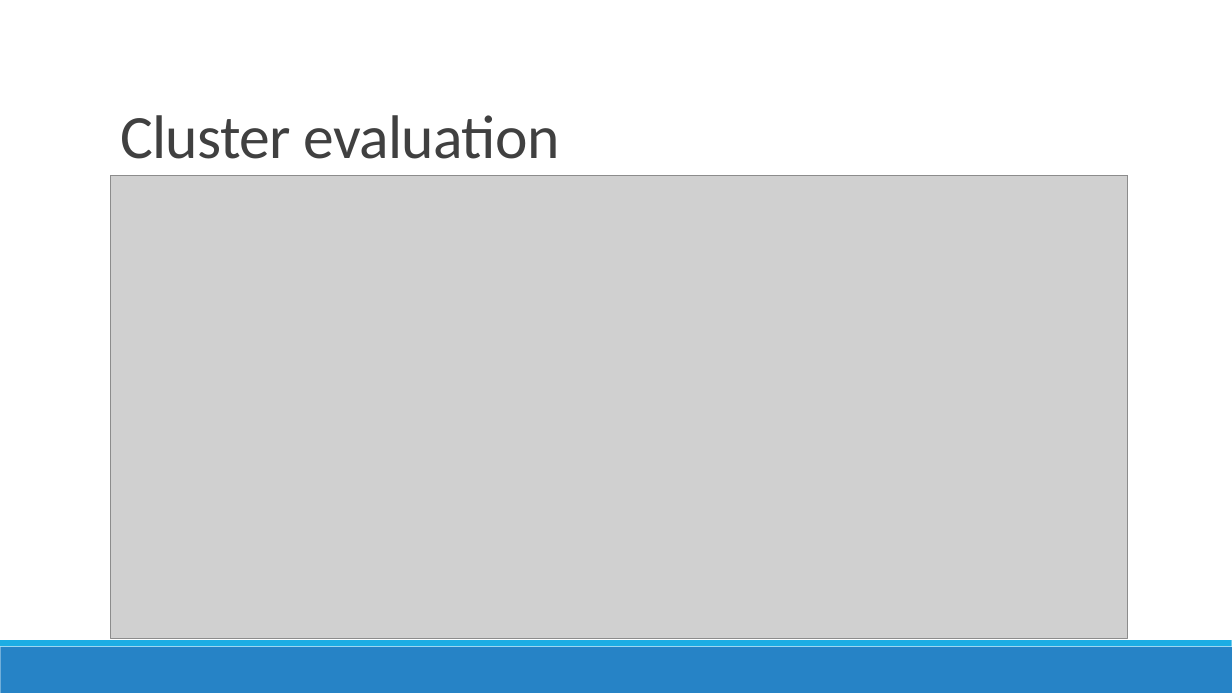
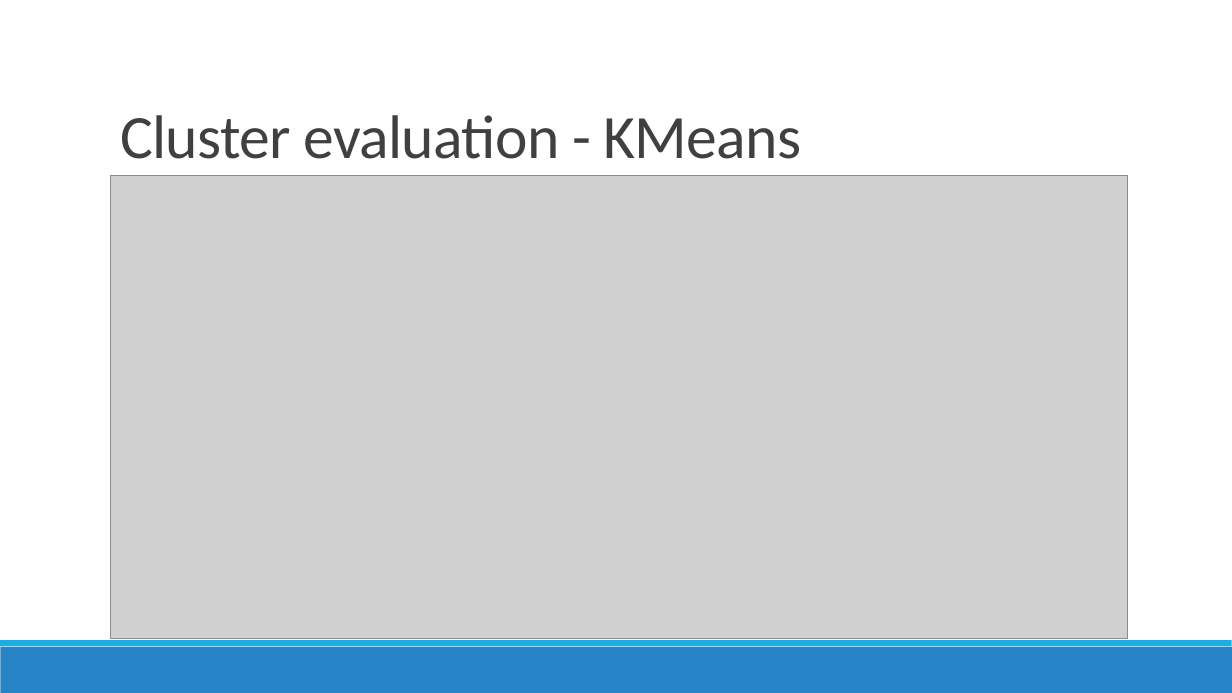
Before and after one commit to prajitdas/AndroidAnalytics, a slide deck: slide 10 of documentation/presentations/Google Play Store - Prajit.pptx (slide 8 before the commit). Drawn at 1232x693 pixels with LibreOffice and Linux fonts; fonts in the diff are those of the drawing; grey boxes stand for pictures. Boxes give left, top, right and bottom in pixels: in the first picture for what was removed or moved away, otherwise in the second. Text is boxed around its words. In the diff, an @@ line names an element or a change of style, - is before the commit and + after.

```diff
--- a/documentation/presentations/Google Play Store - Prajit.pptx
+++ b/documentation/presentations/Google Play Store - Prajit.pptx
@@ title at [120, 115, 802, 159]: text changed @@
-Cluster evaluation
+Cluster evaluation - KMeans
```
Also in this commit, not shown: 3 other slides changed, 5 slides added, 1 slide removed.
